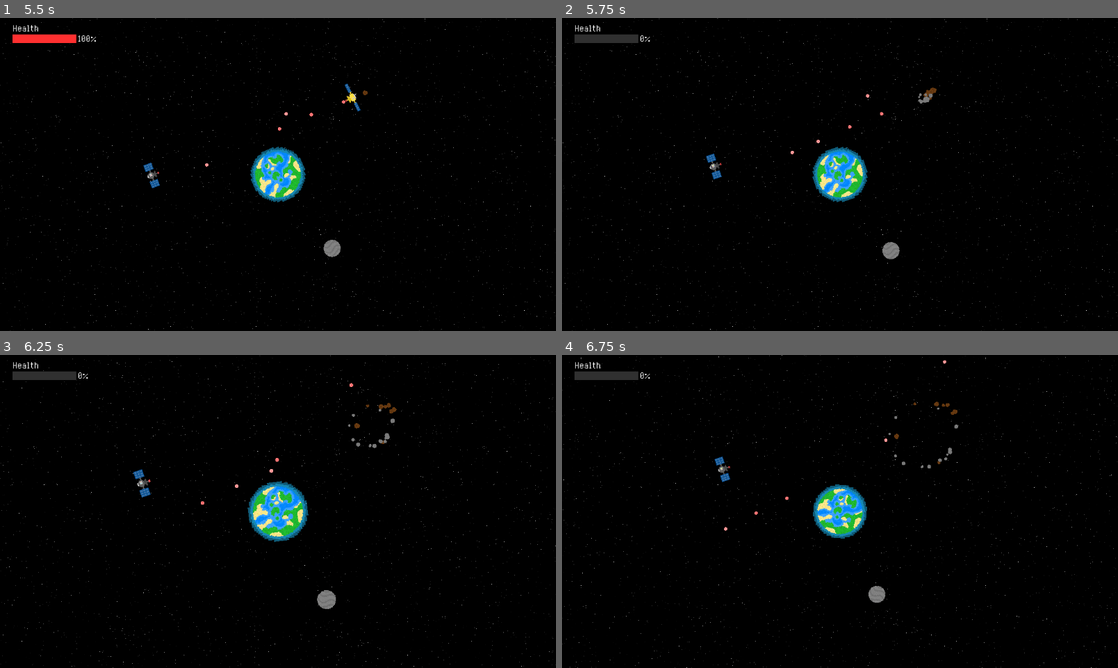
Above: before the commit, frames 1-4 (two rows, left to right).
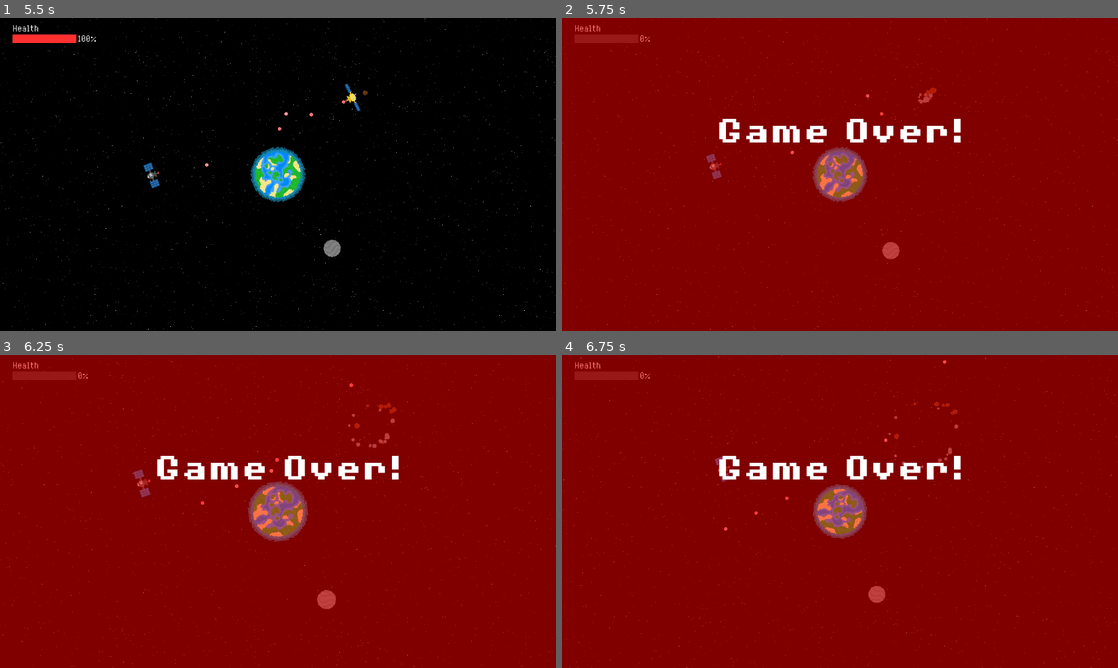
Above: after the commit, the same moments.

Repository: Birb-Games/gmtk-2025
Game: Godot game, scene res://scenes/main.tscn
Same seed, same stepped clock (60 frames per second), same inputs: the game is played once before the commit and once after it.
Inputs (mouse positions are in pixels of both pictures, inside the frame that each line leads up to):
- Up to frame 1 (5.5 s): move the mouse to (250, 237) at 0.52 s; press the mouse at (250, 237) at 0.53 s; hold Up (up) 0.53-2.03 s; move the mouse to (444, 221) at 1.27 s; release the mouse at (444, 221) at 1.28 s; tap Mouse wheel up (zoom_camera_in) at 1.35, 3.6 s; move the mouse to (111, 127) at 2.02 s; hold A (left) 2.03-3.53 s; tap Mouse wheel down (zoom_camera_out) at 2.1, 4.35 s; move the mouse to (305, 174) at 2.77 s; click (305, 174) at 2.85 s; move the mouse to (194, 96) at 3.52 s; hold Down (down) 3.53-4.28 s; move the mouse to (400, 158) at 4.27 s; hold Right (right) 4.28-5.03 s; move the mouse to (166, 190) at 5.02 s; press the mouse at (166, 190) at 5.03 s; hold Up (up) from 5.03 s (still down)
- Up to frame 2 (5.75 s): keep holding Up (up)
- Up to frame 3 (6.25 s): move the mouse to (333, 442) at 5.77 s; release Up (up) at 5.78 s; release the mouse at (333, 442) at 5.78 s; hold Right (right) from 5.78 s (still down); tap Mouse wheel up (zoom_camera_in) at 5.85 s
- Up to frame 4 (6.75 s): keep holding Right (right); move the mouse to (812, 574) at 6.52 s; tap Mouse wheel down (zoom_camera_out) at 6.6 s

Frame 1 is identical in both runs. In frame 2, 100% of the frame differs, in the area x 0-100%, y 0-100%; in frame 3, 100%; in frame 4, 100%.

Commit message:
started work on game over screen

Diff:
--- a/scenes/HUD.tscn
+++ b/scenes/HUD.tscn
@@ -1,7 +1,9 @@
-[gd_scene load_steps=3 format=3 uid="uid://ba4da3577syhe"]
+[gd_scene load_steps=5 format=3 uid="uid://ba4da3577syhe"]
 
+[ext_resource type="Script" uid="uid://bosn1x8yr83bl" path="res://scripts/hud.gd" id="1_1etfg"]
 [ext_resource type="Script" uid="uid://gcx0devitnh7" path="res://scripts/health.gd" id="1_fls4u"]
 [ext_resource type="FontFile" uid="uid://bs81j1klmt2d3" path="res://assets/fonts/8BitOperator/8bitOperatorPlus-Regular.ttf" id="1_qpvh6"]
+[ext_resource type="FontFile" uid="uid://b3j21gnxq1jn1" path="res://assets/fonts/8BitOperator/8bitOperatorPlus8-Bold.ttf" id="4_7hsmw"]
 
 [node name="HUD" type="Control"]
 layout_mode = 3
@@ -10,6 +12,14 @@
 anchor_bottom = 1.0
 grow_horizontal = 2
 grow_vertical = 2
+script = ExtResource("1_1etfg")
+
+[node name="DamageFlash" type="ColorRect" parent="."]
+visible = false
+layout_mode = 0
+offset_right = 1152.0
+offset_bottom = 648.0
+color = Color(1, 0, 0, 0.501961)
 
 [node name="Health" type="Control" parent="."]
 anchors_preset = 0
@@ -48,3 +58,22 @@
 offset_bottom = 54.0
 theme_override_fonts/font = ExtResource("1_qpvh6")
 text = "100%"
+
+[node name="DeathScreen" type="ColorRect" parent="."]
+layout_mode = 0
+offset_right = 1152.0
+offset_bottom = 648.0
+color = Color(1, 0, 0, 0.501961)
+
+[node name="VBoxContainer" type="VBoxContainer" parent="DeathScreen"]
+layout_mode = 0
+offset_top = 209.0
+offset_right = 1152.0
+offset_bottom = 378.0
+
+[node name="Label" type="Label" parent="DeathScreen/VBoxContainer"]
+layout_mode = 2
+theme_override_fonts/font = ExtResource("4_7hsmw")
+theme_override_font_sizes/font_size = 80
+text = "Game Over!"
+horizontal_alignment = 1
--- a/scenes/level.tscn
+++ b/scenes/level.tscn
@@ -12,7 +12,6 @@
 script = ExtResource("1_h8ms6")
 center_object = NodePath("Earth")
 asteroid_scene = ExtResource("2_0k1rn")
-asteroid_spawn_time = null
 
 [node name="PlayerSatellite" parent="." instance=ExtResource("1_cktii")]
 position = Vector2(0, -152)
--- a/scenes/main.tscn
+++ b/scenes/main.tscn
@@ -21,5 +21,6 @@
 [node name="Level" parent="." instance=ExtResource("4_jyhfs")]
 
 [node name="GUI" type="CanvasLayer" parent="."]
+process_mode = 3
 
 [node name="HUD" parent="GUI" instance=ExtResource("4_tbgi4")]
--- /dev/null
+++ b/scripts/hud.gd
@@ -0,0 +1,19 @@
+extends Control
+
+func _process(_delta: float) -> void:
+	var level_loaded = get_node_or_null("/root/Main/Level")
+	var player: Player = get_node_or_null("/root/Main/Level/PlayerSatellite")
+	if player:
+		if player.damage_timer > 0.0:
+			$DamageFlash.show()
+			$DamageFlash.color.a = player.damage_timer / Player.DAMAGE_TIME * 0.5
+		else:
+			$DamageFlash.hide()
+	else:
+		$DamageFlash.hide()
+
+	# Player is dead
+	if level_loaded and !player:
+		$DeathScreen.show()
+	else:
+		$DeathScreen.hide()
--- a/scripts/level.gd
+++ b/scripts/level.gd
@@ -6,6 +6,7 @@
 
 @export var asteroid_scene: PackedScene
 
+# Set this to be 0.0 to disable asteroid spawning
 @export var asteroid_spawn_time: float = 10.0
 var asteroid_timer: float
 
@@ -44,8 +45,9 @@
 	add_child(asteroid)
 
 func _process(delta: float) -> void:
-	asteroid_timer -= delta
-	if asteroid_timer < 0.0:
+	if asteroid_spawn_time > 0.0:
+		asteroid_timer -= delta
+	if asteroid_timer < 0.0 and asteroid_spawn_time > 0.0:
 		asteroid_timer = asteroid_spawn_time
 		spawn_asteroid()
 
--- a/scripts/player_satellite.gd
+++ b/scripts/player_satellite.gd
@@ -15,6 +15,8 @@
 var reverse_timer: float = 0.0
 var shoot_timer: float = 0.0
 
+const DAMAGE_TIME: float = 1.0
+var damage_timer: float = 0.0
 const MAX_HEALTH: int = 20
 var health: int = MAX_HEALTH
 
@@ -58,6 +60,9 @@
 	return Vector2(-position.y, position.x).normalized() * orbital_speed
 
 func _process(delta: float) -> void:
+	if damage_timer > 0.0:
+		damage_timer -= delta
+
 	move(delta)
 	# Rotate around center (0, 0)
 	position += get_vel() * delta
@@ -88,13 +93,17 @@
 		level.call_deferred("add_child", debris)
 	queue_free()
 
+func damage(amt: int) -> void:
+	health -= amt
+	damage_timer = DAMAGE_TIME
+
 func _on_area_entered(area: Area2D) -> void:
 	if area is Asteroid:
 		if area.is_debris:
-			health -= 1
+			damage(1)
 		else:
 			health = 0
 	elif area is Debris or area is Bullet:
-		health -= 1
+		damage(1)
 	elif area is SpaceObject or area is EnemySatellite:
 		health = 0
Not shown, added: scripts/hud.gd.uid
